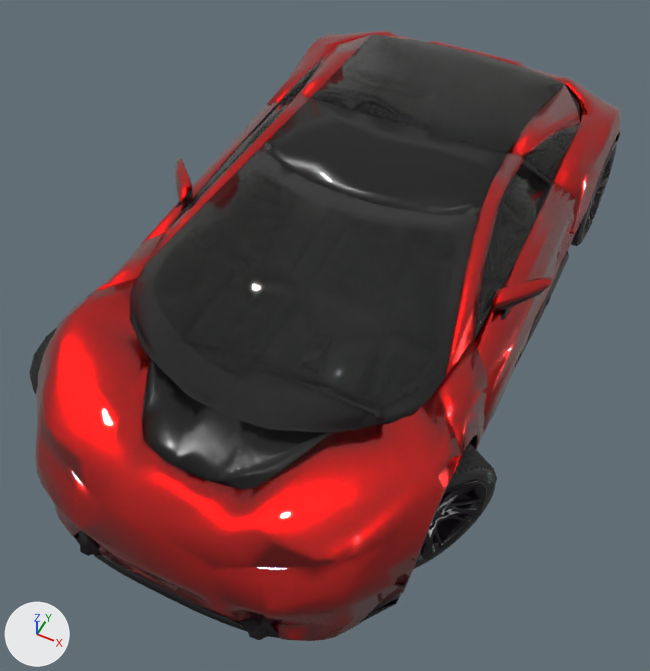
Renders of the glTF model game/public/models/car.glb from each side of a commit.
Rendered twice from a 50 mm camera at (1.61, -3.84, 4.33) aimed at (-0.01, -0.61, 0.28). Lighting does not change. The marker at lower left points along +X, +Y and +Z. The older version comes first. Where no turn or scale is listed for an object, it has been applied to the vertices. Vertices at exactly the same position are counted once.

Objects in the first picture: 'BodyDoorLColor1.001', 'BodyDoorLWindow', 'BodyHood.001', 'BodyHoodTopgrill', 'BodyPillars', 'BodyRearPanelsColor1.001', 'BodyRearwindow', 'BodyRoofPanel', 'BodyWindowsRearSides', 'BodyWindshield', 'BodyWindshieldGasket', 'WheelFrontLRim' and 20 more.
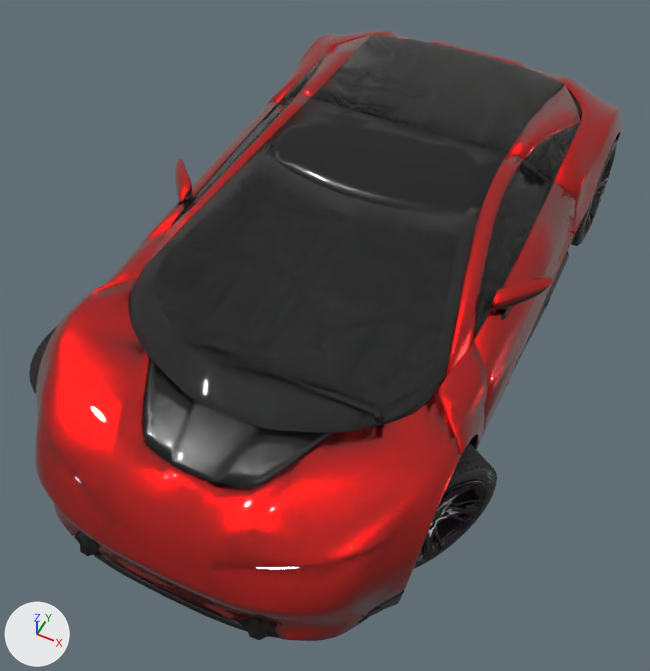
Boxes (x1, y1, x2, y2) around the edits, measured in the pictures (650 x 671 px):
```json
{"object": "BodyPillars", "change": "reshaped", "before": [91, 93, 524, 454], "after": [83, 93, 524, 454]}
{"part": 1, "of": "me_bodywindshield", "change": "added", "after": [132, 142, 481, 429]}
{"part": 2, "of": "me_bodypillars", "change": "built on", "after": [436, 154, 524, 454], "on screen": "red"}
{"part": 3, "of": "me_bodypillars", "change": "built on", "after": [83, 93, 311, 299]}
{"part": 4, "of": "me_bodyhoodtopgrill", "change": "reshaped", "before": [143, 361, 319, 489], "after": [142, 361, 319, 489]}
{"part": 5, "of": "me_bodyhood", "change": "built on", "before": [248, 527, 324, 567], "after": [36, 285, 462, 641]}
```

Edits to the scene script, one JSON object a line:
```json
{"block": "me_bodywindshield", "where": "# used by ob_bodywindshield; location = (-0.005, -0.874, 0.971)"}
{"op": "remove", "block": "me_bodywindshield", "code": "me_bodywindshield.from_pydata(...)  # 92 vertices, 137 faces; spans x -0.87..0.87, y -0.81..0.81, z -0.16..0.16"}
{"op": "add", "block": "me_bodywindshield", "code": "me_bodywindshield.from_pydata(...)  # 214 vertices, 344 faces; spans x -0.87..0.87, y -0.81..0.81, z -0.16..0.16"}
{"block": "me_bodywindshield", "change": "me_bodywindshield part 1: 122 vertices added at x -0.85..0.83, y -0.8..0.81, z -0.16..0.16"}
{"block": "me_bodypillars", "where": "# used by ob_bodypillars; location = (0.0, -0.465, 0.626)"}
{"op": "remove", "block": "me_bodypillars", "code": "me_bodypillars.from_pydata(...)  # 178 vertices, 275 faces; spans x -1.11..1.11, y -0.94..0.94, z -0.51..0.52"}
{"op": "add", "block": "me_bodypillars", "code": "me_bodypillars.from_pydata(...)  # 416 vertices, 689 faces; spans x -1.11..1.11, y -0.94..0.94, z -0.52..0.52"}
{"block": "me_bodypillars", "change": "me_bodypillars part 2: 1 vertex moved within x 1.06, y -0.45, z -0.51; 122 vertices added at x 0.64..1.11, y -0.93..0.93, z -0.52..0.52"}
{"block": "me_bodypillars", "change": "me_bodypillars part 3: 1 vertex moved within x -0.92, y -0.33, z 0.28; 116 vertices added at x -1.11..-0.64, y -0.94..0.94, z -0.52..0.52"}
{"block": "me_bodyhoodtopgrill", "where": "# used by ob_bodyhoodtopgrill; location = (0.0, -1.809, 0.782)"}
{"op": "remove", "block": "me_bodyhoodtopgrill", "code": "me_bodyhoodtopgrill.from_pydata(...)  # 80 vertices, 128 faces; spans x -0.511..0.511, y -0.224..0.226, z -0.047..0.047"}
{"op": "add", "block": "me_bodyhoodtopgrill", "code": "me_bodyhoodtopgrill.from_pydata(...)  # 190 vertices, 320 faces; spans x -0.511..0.511, y -0.226..0.226, z -0.047..0.047"}
{"block": "me_bodyhoodtopgrill", "change": "me_bodyhoodtopgrill part 4"}
{"block": "me_bodyhoodtopgrill", "change": "101 faces are deleted"}
{"block": "me_bodyhoodtopgrill", "change": "110 vertices are added at x -0.51..0.51, y -0.226..0.225, z -0.044..0.043"}
{"block": "me_bodyhoodtopgrill", "change": "293 new faces join them"}
{"block": "me_bodyhood", "where": "# used by ob_bodyhood_001; location = (0.0, -1.792, 0.503)"}
{"op": "remove", "block": "me_bodyhood", "code": "me_bodyhood.from_pydata(...)  # 360 vertices, 638 faces; spans x -1.11..1.11, y -0.62..0.62, z -0.37..0.37"}
{"op": "add", "block": "me_bodyhood", "code": "me_bodyhood.from_pydata(...)  # 866 vertices, 1595 faces; spans x -1.11..1.11, y -0.62..0.62, z -0.37..0.37"}
{"block": "me_bodyhood", "change": "me_bodyhood part 5: 1 vertex moved within x 0.66, y -0.4, z 0.17; 506 vertices added at x -1.11..1.11, y -0.62..0.58, z -0.37..0.37"}
```
